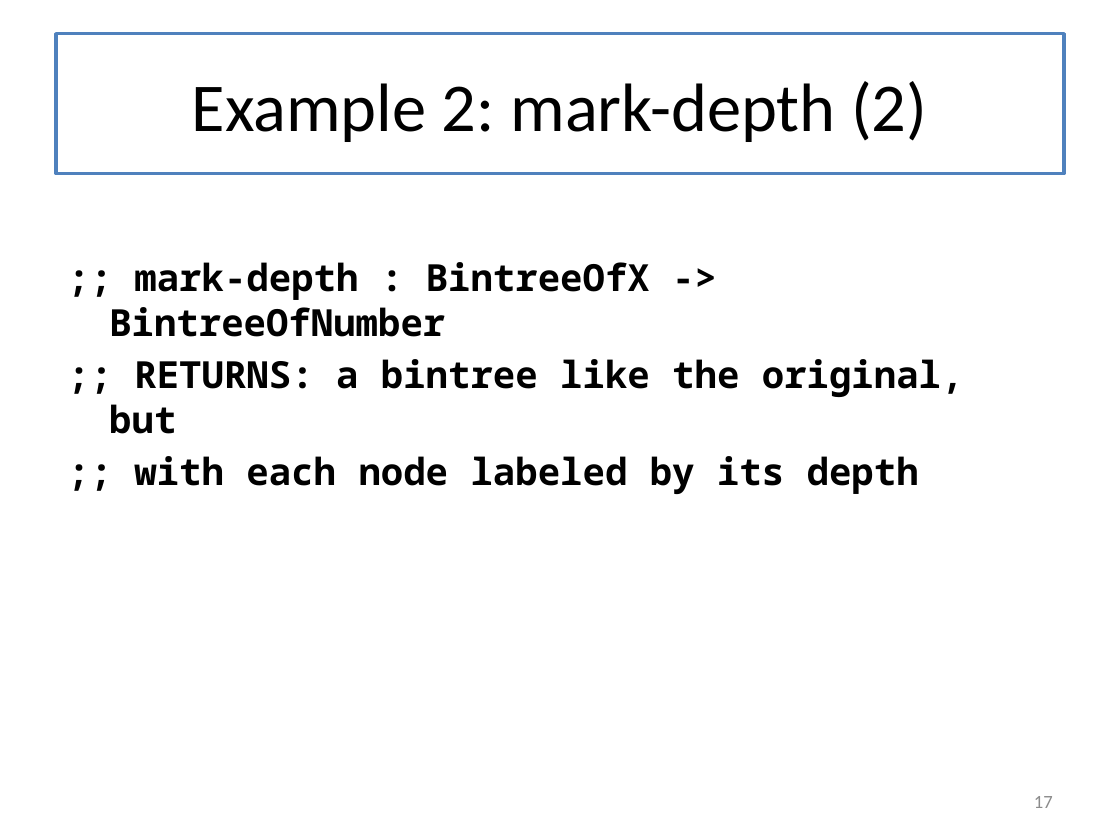
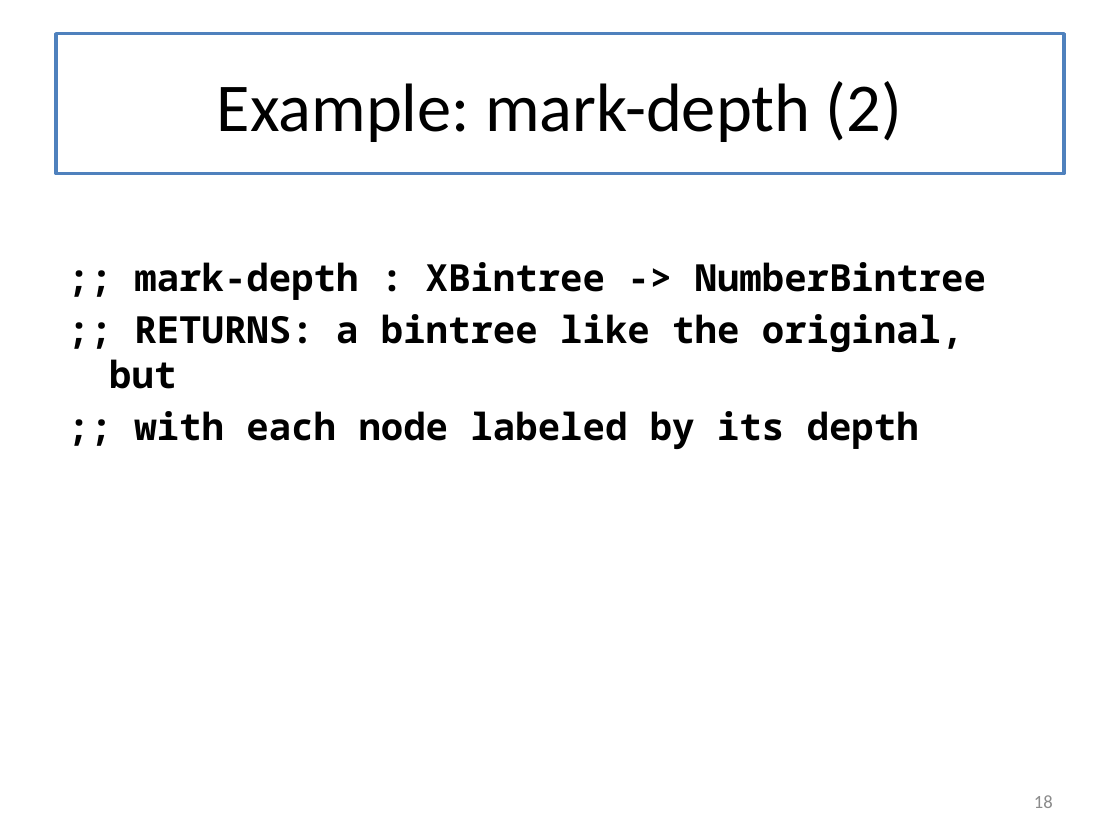
Before and after one commit to mwand/cs5010f17, a slide deck: slide 18 of Slides/Lesson 7.1-7.3 Invariants Combined.pptx (slide 17 before the commit). Drawn at 1120x840 pixels with LibreOffice and Linux fonts; fonts in the diff are those of the drawing. Boxes give left, top, right and bottom in pixels: in the first picture for what was removed or moved away, otherwise in the second. Text is boxed around its words. In the diff, an @@ line names an element or a change of style, - is before the commit and + after.

```diff
--- a/Slides/Lesson 7.1-7.3 Invariants Combined.pptx
+++ b/Slides/Lesson 7.1-7.3 Invariants Combined.pptx
@@ title at [217, 81, 902, 142]: text changed @@
-Example 2: mark-depth (2)
+Example: mark-depth (2)
@@ text at [134, 262, 986, 300]: text changed @@
-;; mark-depth : BintreeOfX -> BintreeOfNumber
+;; mark-depth : XBintree -> NumberBintree
@@ page number at [1034, 795, 1053, 808]: text changed @@
-17
+18
```
Also in this commit, not shown: 8 other slides changed, 4 slides added.
